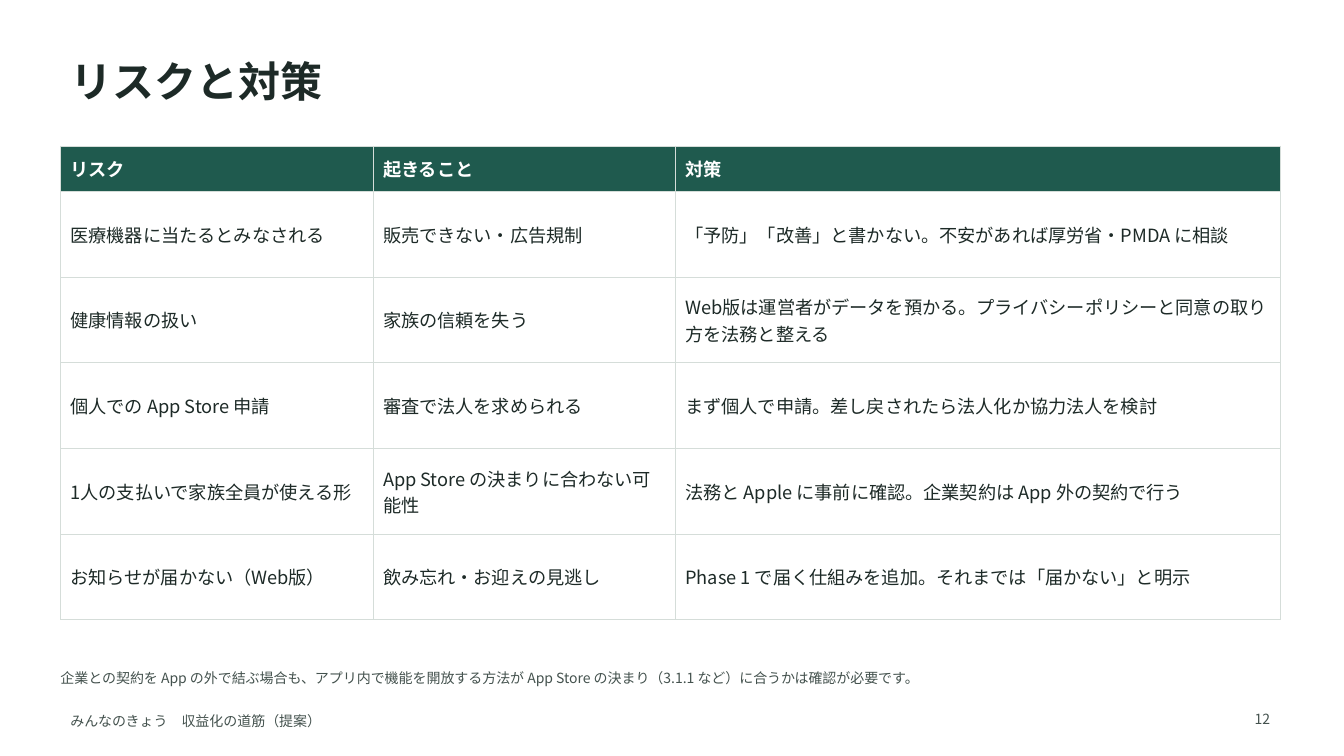
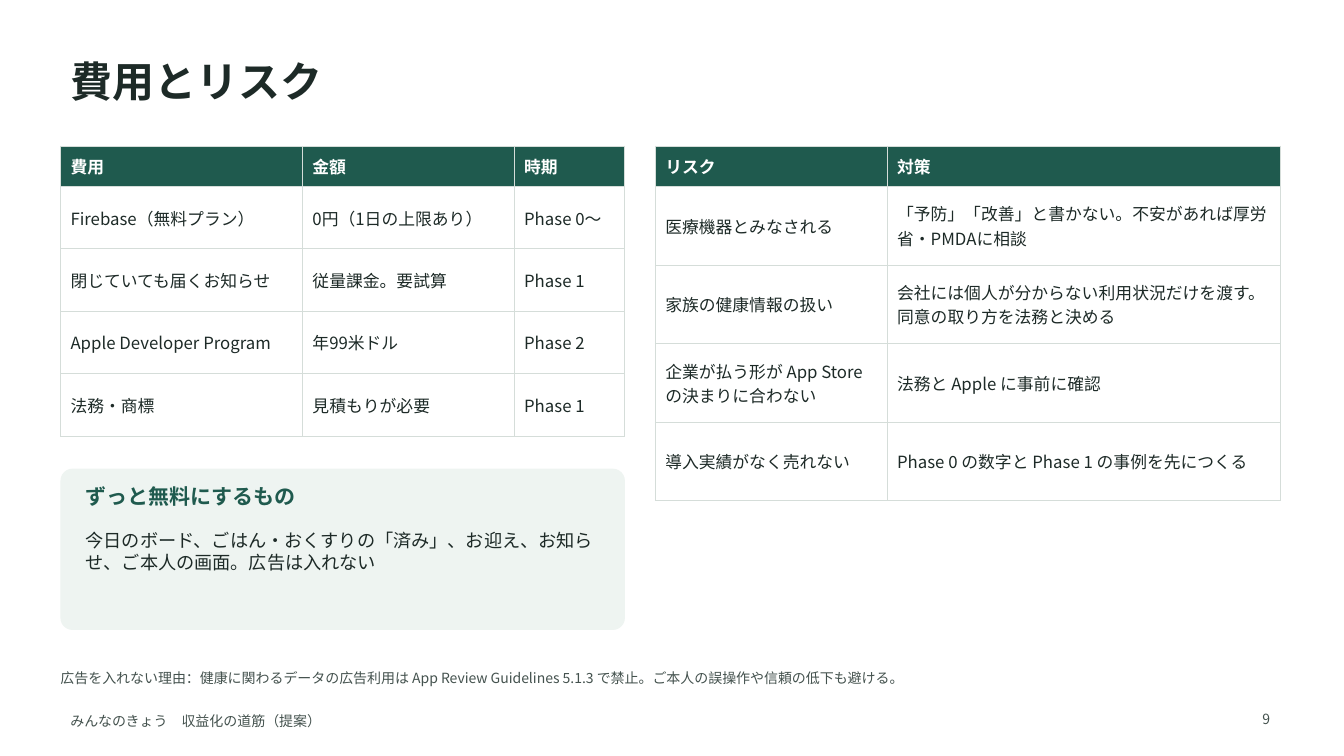
Before and after one commit to sakurabloomyou/Sunplaza-supermarket, a slide deck: slide 9 of minnanokyou-business/minnanokyou_monetization_plan.pptx (slide 12 before the commit). Drawn at 1344x756 pixels with LibreOffice and Linux fonts; fonts in the diff are those of the drawing. Boxes give left, top, right and bottom in pixels: in the first picture for what was removed or moved away, otherwise in the second. Text is boxed around its words. In the diff, an @@ line names an element or a change of style, - is before the commit and + after.

```diff
--- a/minnanokyou-business/minnanokyou_monetization_plan.pptx
+++ b/minnanokyou-business/minnanokyou_monetization_plan.pptx
@@ title at box(70, 61, 322, 101): text changed @@
-リスクと対策
+費用とリスク
@@ table added at box(60, 146, 625, 418), 5 rows, 3 columns @@
+費用 | 金額 | 時期
+Firebase（無料プラン） | 0円（1日の上限あり） | Phase 0〜
+閉じていても届くお知らせ | 従量課金。要試算 | Phase 1
+Apple Developer Program | 年99米ドル | Phase 2
+法務・商標 | 見積もりが必要 | Phase 1
@@ table at box(655, 146, 1280, 474) @@
-リスク | 起きること | 対策
-医療機器に当たるとみなされる | 販売できない・広告規制 | 「予防」「改善」と書かない。不安があれば厚労省・PMDA に相談
-健康情報の扱い | 家族の信頼を失う | Web版は運営者がデータを預かる。プライバシーポリシーと同意の取り方を法務と整える
-個人での App Store 申請 | 審査で法人を求められる | まず個人で申請。差し戻されたら法人化か協力法人を検討
-1人の支払いで家族全員が使える形 | App Store の決まりに合わない可能性 | 法務と Apple に事前に確認。企業契約は App 外の契約で行う
-お知らせが届かない（Web版） | 飲み忘れ・お迎えの見逃し | Phase 1 で届く仕組みを追加。それまでは「届かない」と明示
+リスク | 対策
+医療機器とみなされる | 「予防」「改善」と書かない。不安があれば厚労省・PMDAに相談
+家族の健康情報の扱い | 会社には個人が分からない利用状況だけを渡す。同意の取り方を法務と決める
+企業が払う形が App Store の決まりに合わない | 法務と Apple に事前に確認
+導入実績がなく売れない | Phase 0 の数字と Phase 1 の事例を先につくる
@@ table: place and size @@
-table at box(60, 146, 1280, 590)
+table at box(655, 146, 1280, 474)
@@ rounded rectangle added at box(60, 469, 625, 630), fill #EEF4F1 @@
@@ text added at box(86, 486, 296, 506), 15 pt, text #1F5A4E, bold @@
+ずっと無料にするもの
@@ text added at box(86, 531, 593, 571), 13 pt, text #1D2A27 @@
+今日のボード、ごはん・おくすりの「済み」、お迎え、お知らせ、ご本人の画面。広告は入れない
@@ text at box(60, 671, 904, 686): text changed @@
-企業との契約を App の外で結ぶ場合も、アプリ内で機能を開放する方法が App Store の決まり（3.1.1 など）に合うかは確認が必要です。
+広告を入れない理由：健康に関わるデータの広告利用は App Review Guidelines 5.1.3 で禁止。ご本人の誤操作や信頼の低下も避ける。
@@ page number at box(1262, 713, 1270, 724): text changed @@
-12
+9
```
Also in this commit, not shown: 6 other slides changed, 3 slides added, 8 slides removed, 1 other file.
